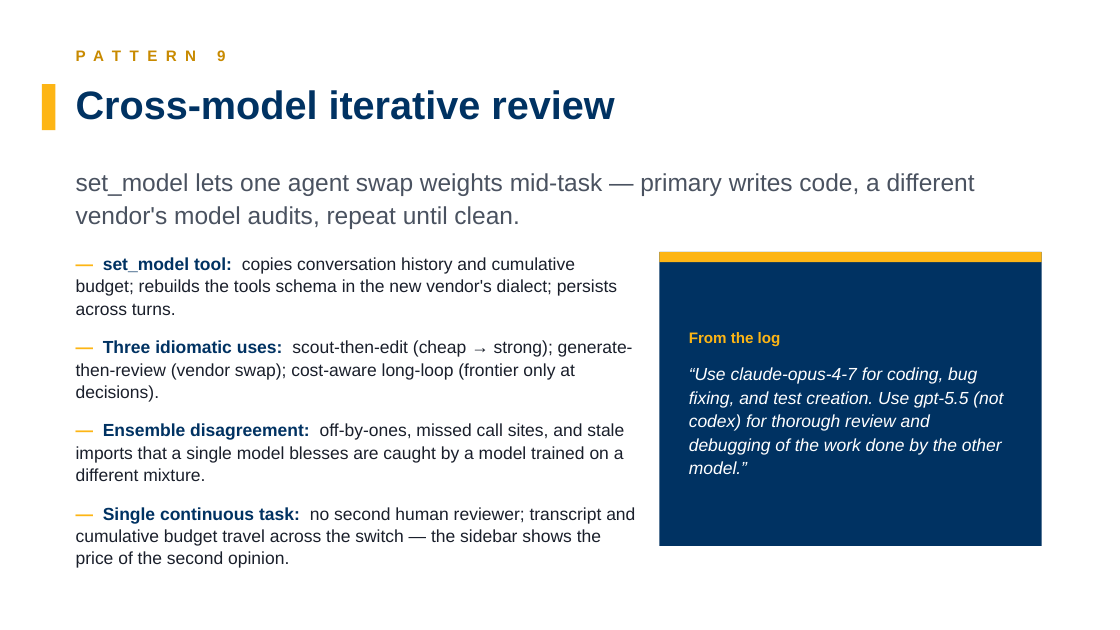
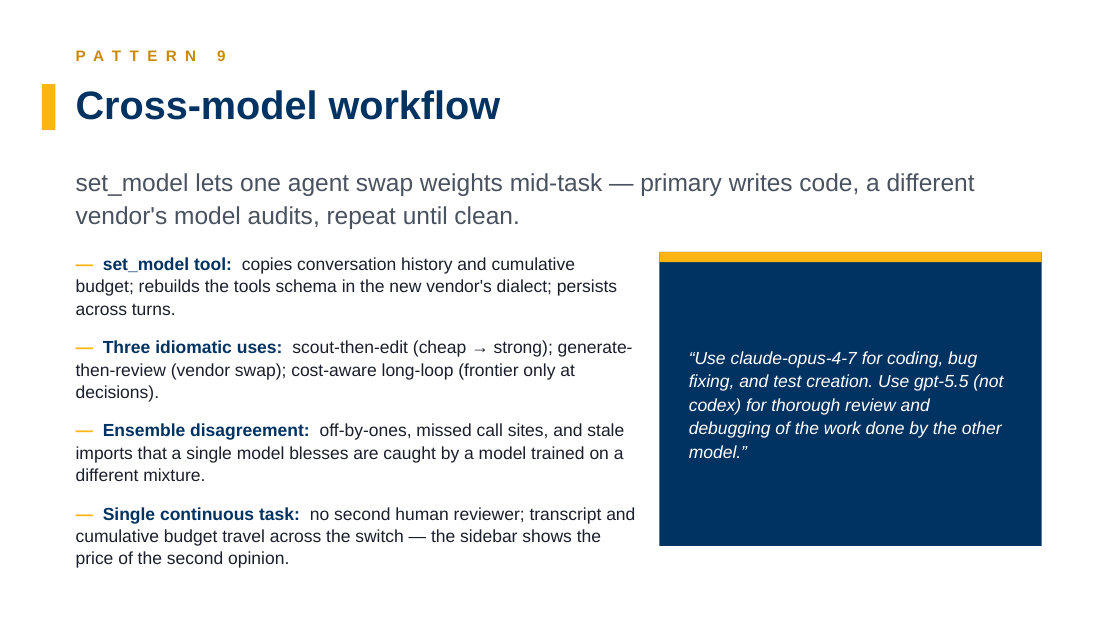
Before and after one commit to ksenxx/kiss_ai, a slide deck: slide 21 of papers/sekisssorcar/se_kiss_sorcar_slides.pptx (slide 16 before the commit). Drawn at 1120x630 pixels with LibreOffice and Linux fonts; fonts in the diff are those of the drawing. Boxes give left, top, right and bottom in pixels: in the first picture for what was removed or moved away, otherwise in the second. Text is boxed around its words. In the diff, an @@ line names an element or a change of style, - is before the commit and + after.

```diff
--- a/papers/sekisssorcar/se_kiss_sorcar_slides.pptx
+++ b/papers/sekisssorcar/se_kiss_sorcar_slides.pptx
@@ text at [76, 90, 501, 120]: text changed @@
-Cross-model iterative review
+Cross-model workflow
@@ text at [689, 332, 781, 347]: paragraph removed @@
-From the log
@@ text "“Use claude-opus-4-7 for coding, bug ...": place and size @@
-text "“Use claude-opus-4-7 for coding, bug ..." at [689, 332, 1003, 474]
+text "“Use claude-opus-4-7 for coding, bug ..." at [689, 351, 1003, 458]
```
Also in this commit, not shown: 6 other slides changed, 8 slides added, 1 other file.
